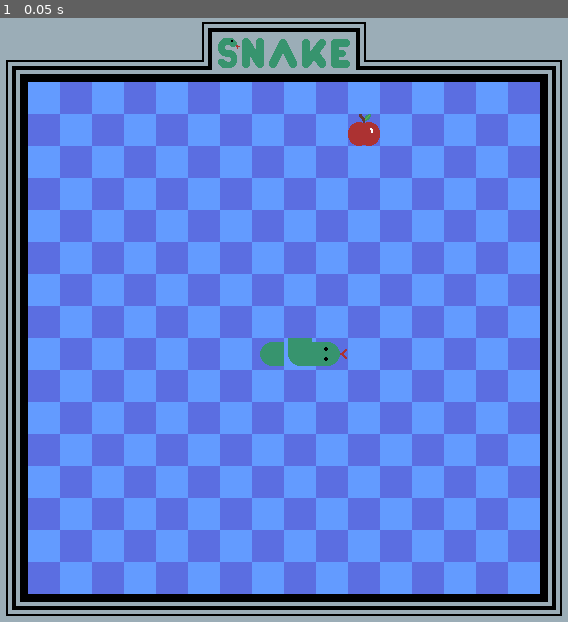
Above: before the commit, frame 1.
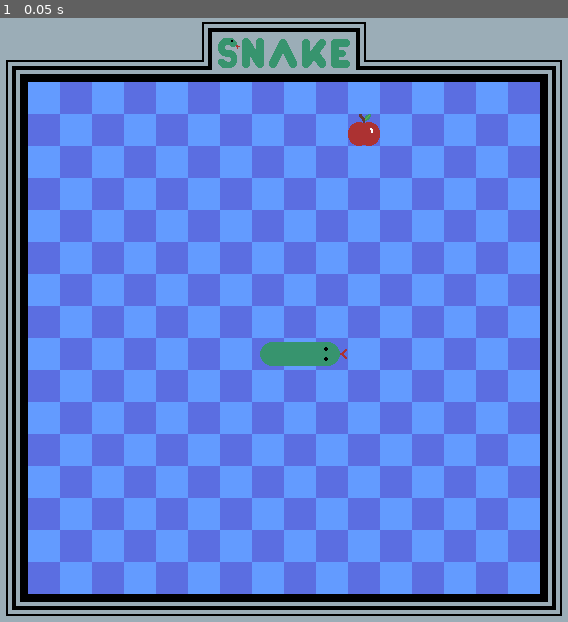
Above: after the commit, the same moment.

Repository: conor-wilson/snake
Game: Godot game, scene res://scenes/snake.tscn
Two runs of this game, one before a commit and one after it. Both use one fixed random seed, a clock stepped at 60 frames per second and the inputs below. This scene is started directly instead of the project's main scene.
Inputs:
- Up to frame 1 (0.05 s): no input

The runs differ from the first frame. In frame 1, less than 0.1% of the frame differs, in the area x 50-55%, y 52-58%.

Commit message:
Removed commented code

Diff:
--- a/scenes/snake.gd
+++ b/scenes/snake.gd
@@ -19,7 +19,7 @@
 
 	var len = snakeTiles.size()
 	for i in range(len-2):
-		set_body_cell(snakeTiles[i+1], Vector2.RIGHT, Vector2.UP)
+		set_body_cell(snakeTiles[i+1], Vector2.LEFT, Vector2.RIGHT)
 
 	set_tail_cell(snakeTiles[len-1], Vector2.RIGHT)
 
@@ -41,18 +41,6 @@
 		# The direction vectors are not opposite. This must be a corner body tile.
 		var altID = cardinal_to_corner_alt_id(vSum)
 		set_cell(1, coords, 0, Vector2(5,0), altID)
-
-#
-## TODO: Descriptor
-#func set_straight_cell(coords: Vector2i, direction: Vector2):
-	#var altID = cardinal_to_alt_id(direction)
-	#set_cell(1, coords, 0, Vector2(4,0), (altID-1)%2+1)
-#
-#
-## TODO: Descriptor
-#func set_corner_cell(coords: Vector2i, dir1: Vector2, dir2: Vector2):
-	#var altID = cardinal_to_corner_alt_id(dir1+dir2)
-	#set_cell(1, coords, 0, Vector2(5,0), altID)
 
 
 # TODO: Descriptor
